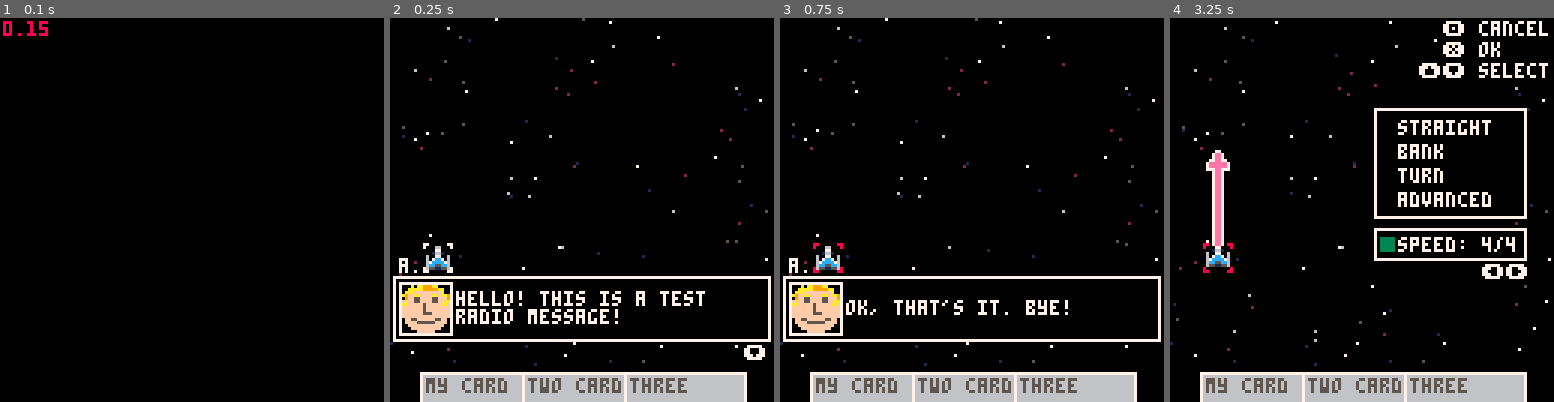
Above: before the commit, frames 1-4 (left to right).
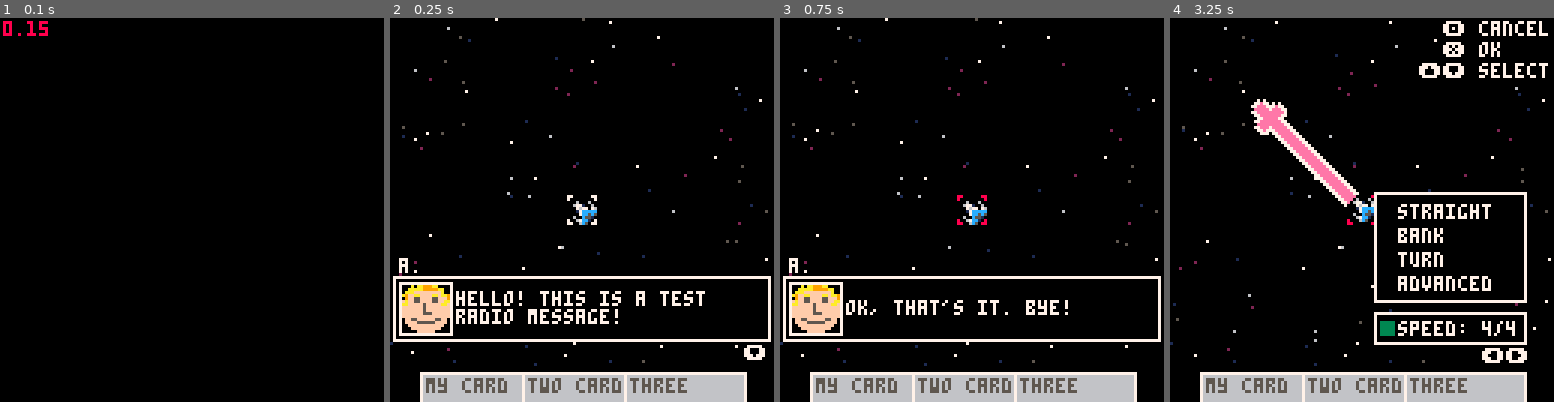
Above: after the commit, the same moments.

Repository: karjona/ondatra
Game: PICO-8 cartridge ondatra.p8
Two runs of this game, one before a commit and one after it. Both use one fixed random seed, a clock stepped at 60 frames per second and the inputs below.
Inputs:
- Up to frame 1 (0.1 s): no input
- Up to frame 2 (0.25 s): no input
- Up to frame 3 (0.75 s): tap X (X key) at 0.33 s; tap O (Z key) at 0.7 s
- Up to frame 4 (3.25 s): tap X (X key) at 1.07, 1.85, 2.97 s; hold Right 1.6-2.1 s; tap O (Z key) every 0.4 s from 1.7 to 2.9 s; hold Up 2.15-2.42 s; hold Right 2.47-3.03 s; hold Left from 3.08 s (still down)

Frame 1 is identical in both runs. In frame 2, 0.6% of the frame differs, in the area x 8-54%, y 46-67%; in frame 3, 0.6%; in frame 4, 10%, in the area x 8-93%, y 21-90%.

Commit message:
Add ship turn movement

Diff:
--- a/ondatra.p8
+++ b/ondatra.p8
@@ -69,15 +69,15 @@
 67cccc76000000000000000000000000000000000000000000000000000000000000000000000000000000000000000000000000000000000000000000000000
 6cc55cc6000000000000000000000000000000000000000000000000000000000000000000000000000000000000000000000000000000000000000000000000
 65511556000000000000000000000000000000000000000000000000000000000000000000000000000000000000000000000000000000000000000000000000
-77000000007ee70000077000000000007700000000000000000007ee000000000000000000000000000000000000000000000000000000000000000000000000
-70000000007ee700007ee70000000000787000007777777000007eee000000000000000000000000000000000000000000000000000000000000000000000000
-00000000007ee700007ee70000777777788700007eeeee700007eee7000000000000000000000000000000000000000000000000000000000000000000000000
-00000000007ee700077ee770007eeeee7870000007eeee70007eee70000000000000000000000000000000000000000000000000000000000000000000000000
-00000000007ee7007eeeeee7007eeeee7700000007eeee7007eee700000000000000000000000000000000000000000000000000000000000000000000000000
-00000000007ee7007eeeeee7007ee777000000007eeeee707eee7000000000000000000000000000000000000000000000000000000000000000000000000000
-00000000007ee700777ee777007ee70000000000eee77e70eee70000000000000000000000000000000000000000000000000000000000000000000000000000
-00000000007ee700007ee700007ee70000000000ee700770ee700000000000000000000000000000000000000000000000000000000000000000000000000000
+77000000007ee7000007700000000000770000000777000000000000000000000000000000000000000000000000000000000000000000000000000000000000
+70000000007ee700007ee700000000007870000007ee700000000000000000000000000000000000000000000000000000000000000000000000000000000000
+00000000007ee700007ee700007777777887000077ee777000000000000000000000000000000000000000000000000000000000000000000000000000000000
+00000000007ee700077ee770007eeeee78700000eeeeeee700000000000000000000000000000000000000000000000000000000000000000000000000000000
+00000000007ee7007eeeeee7007eeeee77000000eeeeeee700000000000000000000000000000000000000000000000000000000000000000000000000000000
+00000000007ee7007eeeeee7007ee7770000000077ee777000000000000000000000000000000000000000000000000000000000000000000000000000000000
+00000000007ee700777ee777007ee7000000000007ee700000000000000000000000000000000000000000000000000000000000000000000000000000000000
+00000000007ee700007ee700007ee700000000000777000000000000000000000000000000000000000000000000000000000000000000000000000000000000
 __map__
-4000520051000000000000000000000000000000000000000000000000000000000000000000000000000000000000000000000000000000000000000000000000000000000000000000000000000000000000000000000000000000000000000000000000000000000000000000000000000000000000000000000000000000
+4000520051000000005355000000000000000000000000000000000000000000000000000000000000000000000000000000000000000000000000000000000000000000000000000000000000000000000000000000000000000000000000000000000000000000000000000000000000000000000000000000000000000000
 
 
--- a/src/entities/ship.lua
+++ b/src/entities/ship.lua
@@ -12,9 +12,9 @@
     type = "ship",
     model = model,
     selected = true,
-    x = 16,
-    y = 80,
-    angle = 0,
+    x = 64,
+    y = 64,
+    angle = 315,
     move_x = nil,
     move_y = nil,
     move_angle = nil,
--- a/src/utilities/moves.lua
+++ b/src/utilities/moves.lua
@@ -1,5 +1,39 @@
 move_table = { "straight", "bank", "turn", "advanced" }
 orientation_table = { "right", "left" }
+
+function calculateOffsets(ship)
+  local x_offset = 0
+  local y_offset = 0
+  local angle = ship.angle % 360
+
+  if angle == 45 then
+    x_offset = 8
+    y_offset = 8
+    scale = 1.5
+  elseif angle == 135 then
+    x_offset = 8
+    y_offset = -8
+    scale = 1.5
+  elseif angle == 225 then
+    x_offset = -8
+    y_offset = -8
+    scale = 1.5
+  elseif angle == 315 then
+    x_offset = -8
+    y_offset = 8
+    scale = 1.5
+  elseif angle == 90 then
+    x_offset = 8
+  elseif angle == 270 then
+    x_offset = -8
+  elseif angle == 180 then
+    y_offset = -8
+  elseif angle == 0 then
+    y_offset = 8
+  end
+
+  return x_offset, y_offset, scale
+end
 
 function draw_move_menu(ship)
   local x = 0
@@ -84,63 +118,38 @@
   end
 
   if type == "turn" then
+    local x_offset, y_offset, scale, turn_offset = calculateOffsets(ship)
     local arrow_angle = 0
+
     for i = 1, speed - 1 do
-      spr(81, ship.x - 4, ship.y - 4 - i * 8)
+      rspr(ship.x + x_offset * i, ship.y - i * y_offset, ship.angle / 360, 4.5, .5, 1, false, scale)
     end
     if move_orientation == 1 then
-      angle = 90 / 360
-      turn_offset = 8
-    else
-      angle = 270 / 360
-      turn_offset = -8
-    end
+      angle = ship.angle / 360
+      arrow_angle = (ship.angle + 90) / 360
+    else
+      angle = -ship.angle / 360
+      arrow_angle = (ship.angle - 90) / 360
+    end
+
     if move_orientation == 1 then
-      spr(83, ship.x - 4, ship.y - 4 - speed * 8, 1, 1)
-    else
-      spr(83, ship.x - 4, ship.y - 4 - speed * 8, 1, 1, true)
-    end
-    rspr(ship.x + turn_offset, ship.y - speed * 8, angle, 2.5, .5, 1.4, false, 1)
-    move_target_arrow_pos = { y = ship.y - speed * 8 }
+      rspr(ship.x + x_offset * speed, ship.y - speed * y_offset, angle, 9.5, .5, 3, false, scale)
+    else
+      rspr(ship.x + x_offset * speed, ship.y - speed * y_offset, angle, 9.5, .5, 3.5, true, scale)
+    end
+
+    move_target_arrow_pos = { y = ship.y - speed * y_offset }
     if move_orientation == 2 then
-      move_target_arrow_pos.x = ship.x - 8
+      move_target_arrow_pos.x = ship.x + x_offset * speed
       move_target_arrow_pos.angle = ship.angle - 90
     else
-      move_target_arrow_pos.x = ship.x + 8
+      move_target_arrow_pos.x = ship.x + x_offset * speed
       move_target_arrow_pos.angle = ship.angle + 90
     end
   end
 
   if type == "straight" then
-    local x_offset = 0
-    local y_offset = 0
-    local angle = ship.angle % 360
-    local scale = 1
-    if angle == 45 then
-      x_offset = 8
-      y_offset = 8
-      scale = 1.5
-    elseif angle == 135 then
-      x_offset = 8
-      y_offset = -8
-      scale = 1.5
-    elseif angle == 225 then
-      x_offset = -8
-      y_offset = -8
-      scale = 1.5
-    elseif angle == 315 then
-      x_offset = -8
-      y_offset = 8
-      scale = 1.5
-    elseif angle == 90 then
-      x_offset = 8
-    elseif angle == 270 then
-      x_offset = -8
-    elseif angle == 180 then
-      y_offset = -8
-    elseif angle == 0 then
-      y_offset = 8
-    end
+    local x_offset, y_offset, scale = calculateOffsets(ship)
 
     for i = 1, speed - 1 do
       rspr(ship.x + x_offset * i, ship.y - i * y_offset, ship.angle / 360, 4.5, .5, 1, false, scale)
@@ -193,26 +202,10 @@
 
 function move_ship()
   local ship = selecting_move
-  local spd = move_speed
-  local type = move_table[selected_move_option]
-
-  if type == "straight" then
-    ship.move_x = move_target_arrow_pos.x
-    ship.move_y = move_target_arrow_pos.y
-    ship.move_angle = move_target_arrow_pos.angle
-  end
-
-  if type == "bank" then
-    ship.move_x = move_target_arrow_pos.x
-    ship.move_y = move_target_arrow_pos.y
-    ship.move_angle = move_target_arrow_pos.angle
-  end
-
-  if type == "turn" then
-    ship.move_x = move_target_arrow_pos.x
-    ship.move_y = move_target_arrow_pos.y
-    ship.move_angle = move_target_arrow_pos.angle
-  end
+
+  ship.move_x = move_target_arrow_pos.x
+  ship.move_y = move_target_arrow_pos.y
+  ship.move_angle = move_target_arrow_pos.angle
 
   -- set ship dx, dy, and dangle
   if ship.move_x > ship.x then
